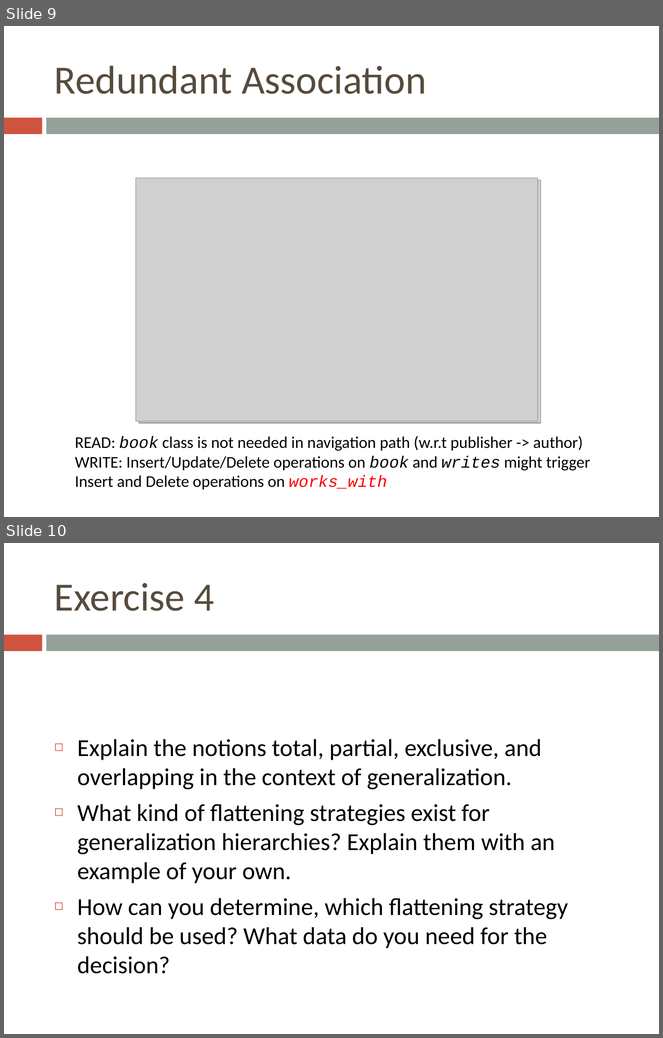
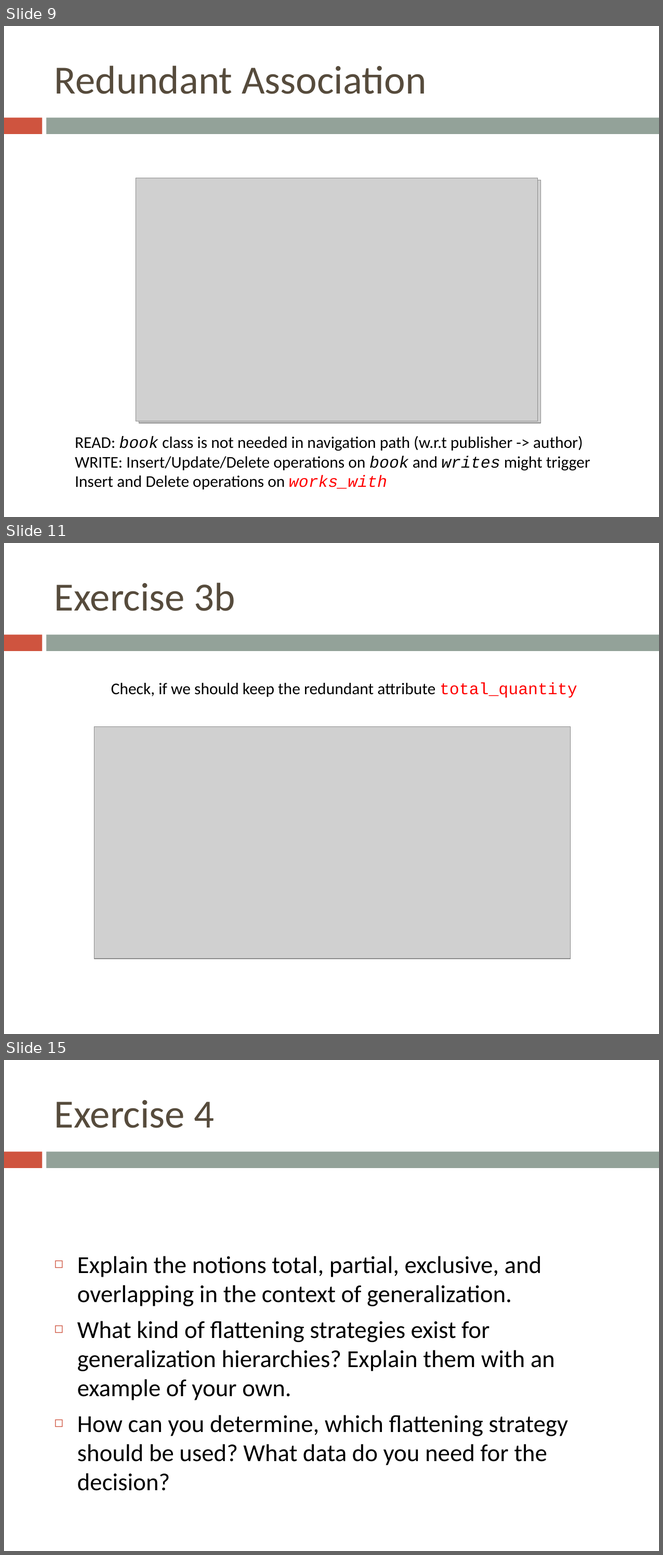
Before and after one commit to bugxd/DBTech, a slide deck: Assignment_4.pptx. Shown one above the other, each under a label of ours: slides 9 and 10 before the commit, slides 9, 11 and 15 after it; the slides between them are not shown. The pictures are 663x1038 and 663x1555 pixels, drawn with LibreOffice and Linux fonts; fonts in the diff are those of the drawing; grey boxes stand for pictures. Boxes give left, top, right and bottom in pixels: in the first picture for what was removed or moved away, otherwise in the second. Text is boxed around its words. In the diff, an @@ line names an element or a change of style, - is before the commit and + after.

```diff
--- a/Assignment_4.pptx
+++ b/Assignment_4.pptx
@@ slide 11 added at bbox=[4, 543, 659, 1034], background #FFFFFF; not listed: 2 template elements that a slide beside it also shows @@
@@ title added at bbox=[54, 583, 235, 611], 44 pt, text #564B3C @@
+Exercise 3b
@@ text added at bbox=[111, 683, 578, 698], 18 pt, text #000000 @@
+Check, if we should keep the redundant attribute total_quantity
@@ picture added at bbox=[94, 727, 571, 959] @@
@@ what was slide 10 is now slide 15 @@
```
Also in this commit, not shown: 4 other slides added.
